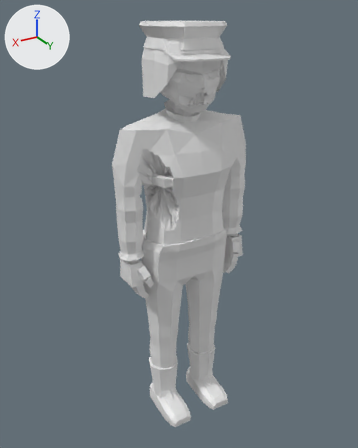
The glTF model assets/models/zombie_cop_f_b2.glb, before and after one commit.
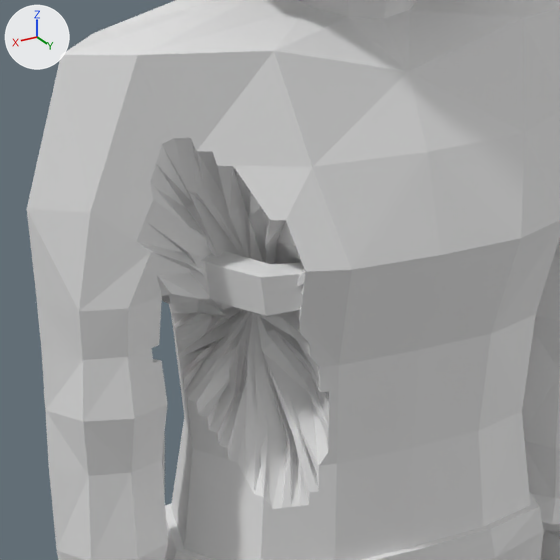
Old and new are each drawn whole from a 50 mm lens placed at (1.15, 1.874, 1.975), pointed at (0.013, -0.022, 1.027) and again close up on the part from 30% to 64% of the width and 26% to 54% of the height. The lights are fixed; the arrows at upper left show +X, +Y and +Z. The last two pictures show the newer version. Vertices at exactly the same position are counted once.

In view in the first close-up: 'zombie_cop_f_b2'.
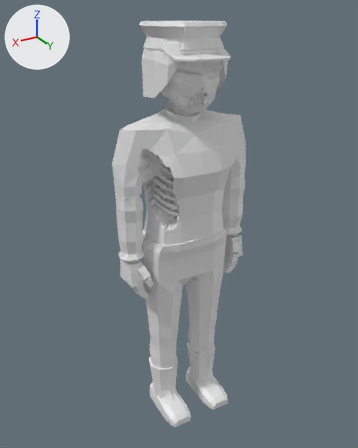
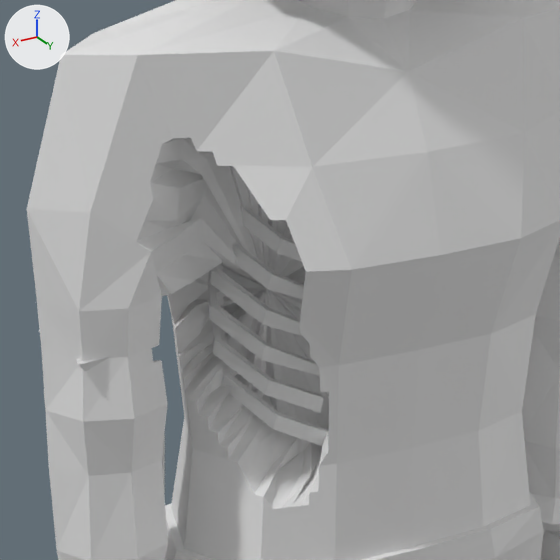
Pixel boxes [x1, y1, x2, y2] of what changed, in the close-ups (560 x 560 px):
part 1 of me_zombie_cop_f_b2, cut back
    both: [136, 138, 329, 509]

The edits, one by one:
me_zombie_cop_f_b2 is used by ob_zombie_cop_f_b2; location (0.0, 0.0, 0.0).
me_zombie_cop_f_b2 had 2193 vertices, 4241 faces and spanned x -0.35..0.35, y -0.19..0.22, z 0.0..1.94.
me_zombie_cop_f_b2 now has 2613 vertices, 4973 faces and spans x -0.35..0.35, y -0.19..0.22, z 0.0..1.94.
me_zombie_cop_f_b2 part 1: 254 vertices moved from x 0.08..0.32, y -0.06..0.14, z 1.12..1.39 to x -0.02..0.33, y -0.11..0.11, z 1.08..1.44; 10 vertices removed from x 0.09..0.32, y -0.02..0.07, z 1.2..1.35; 350 vertices added at x -0.15..0.31, y -0.09..0.09, z 1.11..1.52.
Other edits to the shape of me_zombie_cop_f_b2 do not show in these pictures.
